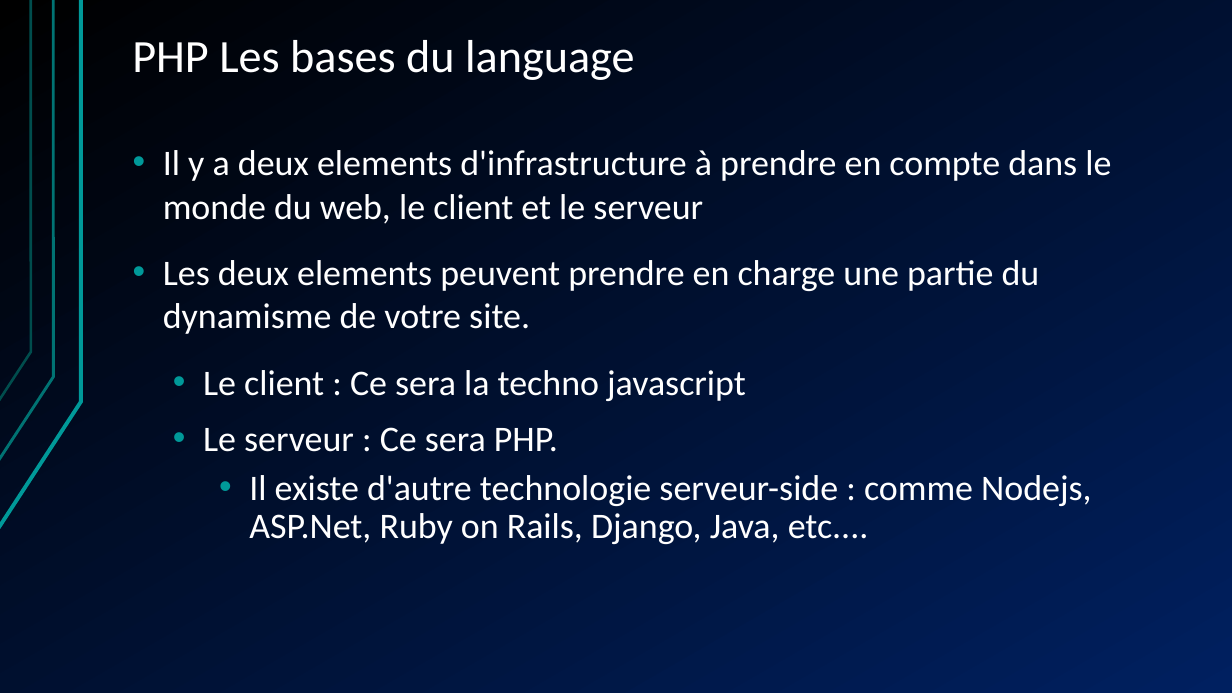
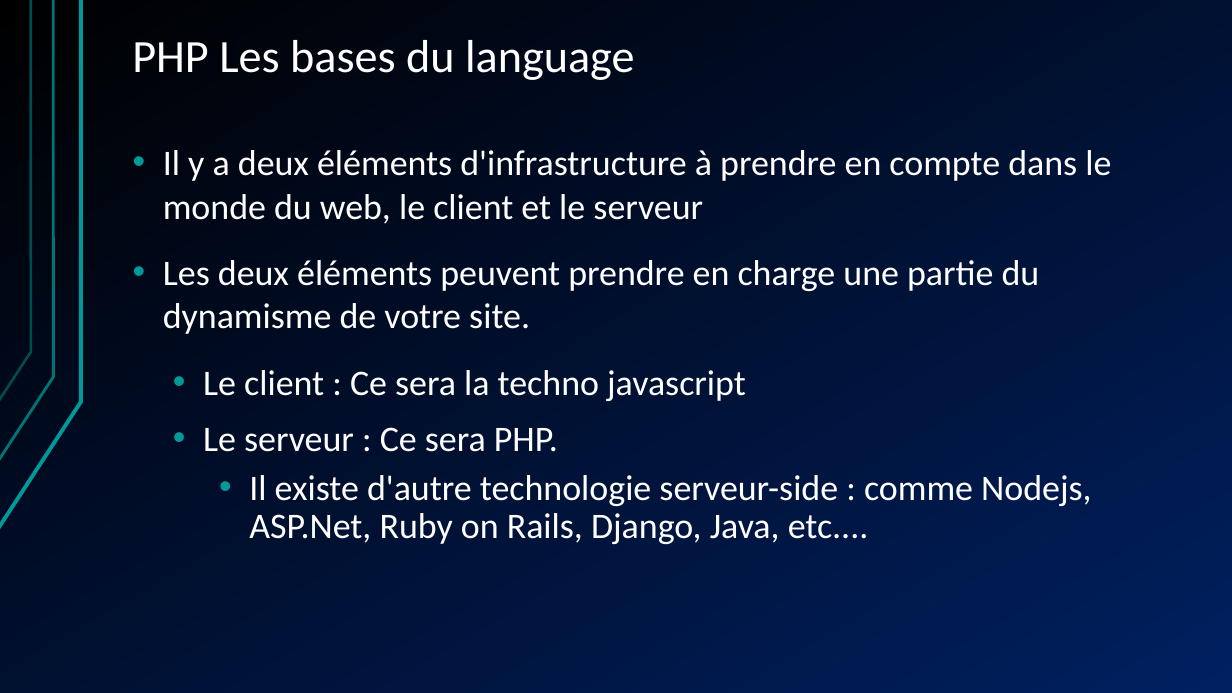
Before and after one commit to shyne99/formation-web, a slide deck: slide 16 of Seance 3 - Interaction utilisateur.ppt (slide 17 before the commit). Drawn at 1232x693 pixels with LibreOffice and Linux fonts; fonts in the diff are those of the drawing. Boxes give left, top, right and bottom in pixels: in the first picture for what was removed or moved away, otherwise in the second. Text is boxed around its words. In the diff, an @@ line names an element or a change of style, - is before the commit and + after.

```diff
--- a/Seance 3 - Interaction utilisateur.ppt
+++ b/Seance 3 - Interaction utilisateur.ppt
@@ text at [163, 150, 1111, 334]: text changed @@
-• Il y a deux elements d'infrastructure à prendre en compte dans le monde du web, le client et le serveur
-• Les deux elements peuvent prendre en charge une partie du dynamisme de votre site.
+• Il y a deux éléments d'infrastructure à prendre en compte dans le monde du web, le client et le serveur
+• Les deux éléments peuvent prendre en charge une partie du dynamisme de votre site.
```
Also in this commit, not shown: 18 other slides changed, 1 slide removed, 4 other files.
